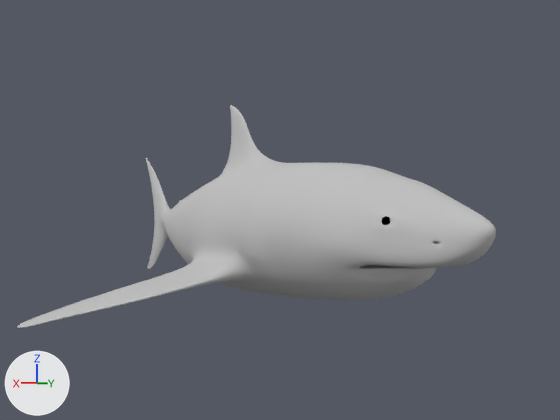
The Blender file 01-Models/13892_06_great_white_shark/06 Great White Shark.blend, before and after one commit.
Rendered twice from the file's camera 'Camera'. Arrows for +X, +Y and +Z are at lower left; the lights stay in place. The first picture is the older version.
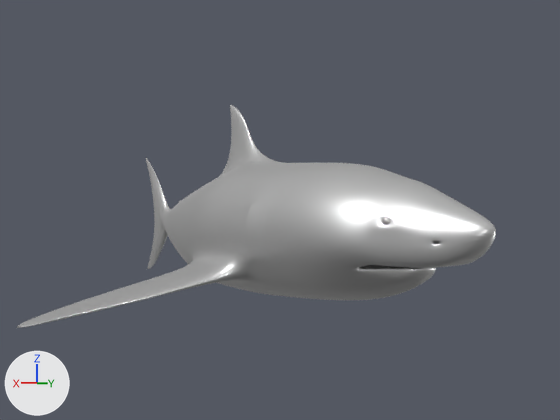
What differs and where, as boxes (x1, y1, x2, y2) in the pictures (560 x 420 px):
part 1 of me_circle_002, recoloured
    both: (17, 105, 496, 328)
part 2 of me_circle_002, recoloured
    both: (382, 216, 390, 225)

What changed in the scene script:
```text
Add mat_material_004:
    mat_material_004 = bpy.data.materials.new('Material.004')
    mat_material_004.use_nodes = True; mat_material_004.node_tree.nodes.clear()
    _N = mat_material_004.node_tree.nodes; _L = mat_material_004.node_tree.links
    n0 = _N.new('ShaderNodeOutputMaterial'); n0.name = 'Material Output'
    n1 = _N.new('ShaderNodeBsdfAnisotropic'); n1.name = 'Glossy BSDF'
    n1.distribution = 'GGX'
    n1.inputs[0].default_value = (0.83, 0.83, 0.83, 1.0)  # 'Color', white #ebebeb
    n1.inputs[1].default_value = 0.39  # 'Roughness'
    _L.new(n1.outputs[0], n0.inputs[0])  # 'BSDF' to 'Surface'
Change me_circle_002:
    where me_circle_002.from_pydata(...)  # 600 vertices, 568 faces; spans x -4.2..0.02, y -2.12..9.05, z -1.54..2.44
    used by ob_circle_002; location = (0.0, 2.611, -0.293); rotation_euler = (0.0, 0.0, -3.142), in degrees (0, 0, -180); scale = (0.775, 0.775, 0.775)
    me_circle_002 part 1: all 343 faces that had it switch from mat_shark (light grey #c4c4c4) to mat_material_004
    me_circle_002 part 2: all 225 faces that had it switch from mat_eyes (black #000000) to mat_material_004
```
